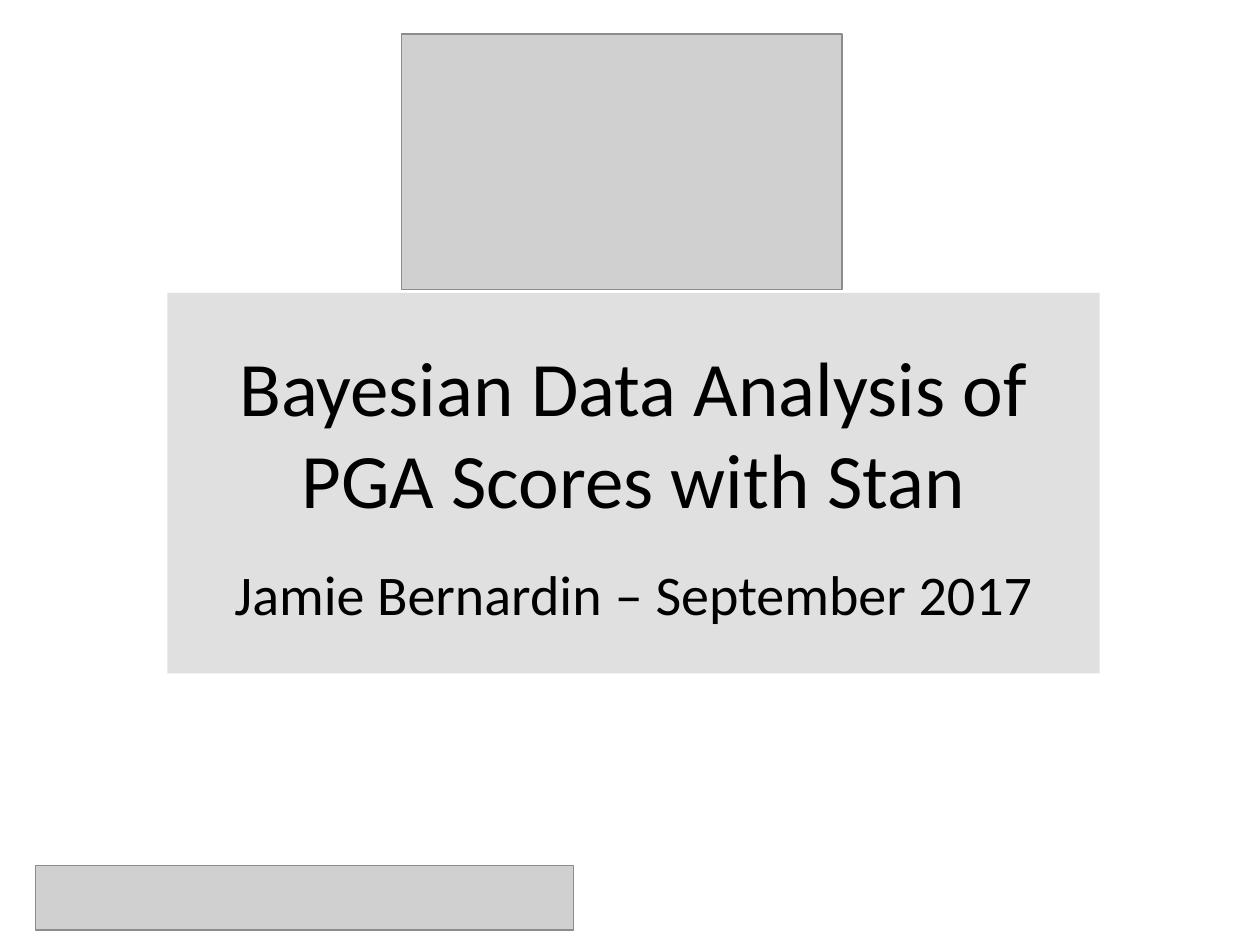
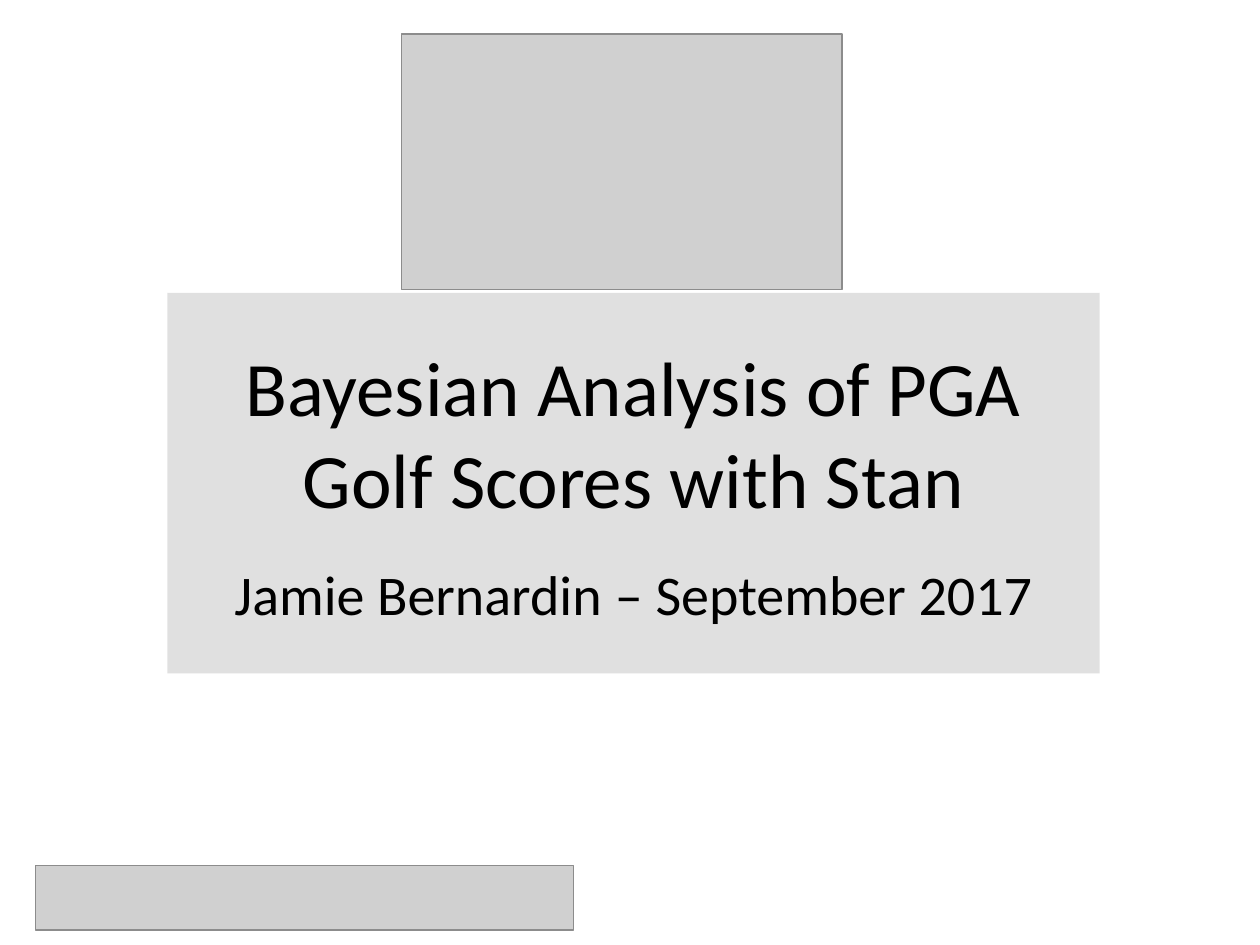
Before and after one commit to jamiebernardin/bayesian_golf, a slide deck: slide 1 of blog/BayesianGolf.pptx. Drawn at 1260x945 pixels with LibreOffice and Linux fonts; fonts in the diff are those of the drawing; grey boxes stand for pictures; background and template pictures are left out. Boxes give left, top, right and bottom in pixels: in the first picture for what was removed or moved away, otherwise in the second. Text is boxed around its words. In the diff, an @@ line names an element or a change of style, - is before the commit and + after.

```diff
--- a/blog/BayesianGolf.pptx
+++ b/blog/BayesianGolf.pptx
@@ title at (x1=234, y1=362, x2=1033, y2=624): text changed @@
-Bayesian Data Analysis of PGA Scores with Stan
-Jamie Bernardin – September 2017
+Bayesian Analysis of PGA Golf Scores with Stan
+Jamie Bernardin – September 2017
```
Also in this commit, not shown: 1 other slide changed, 4 other files.
